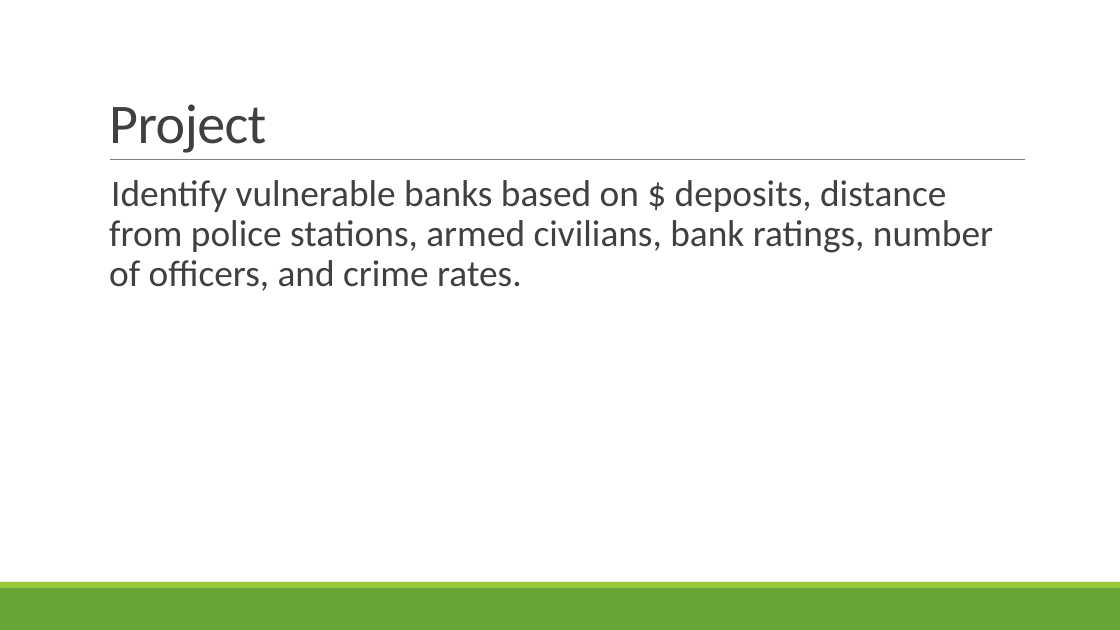
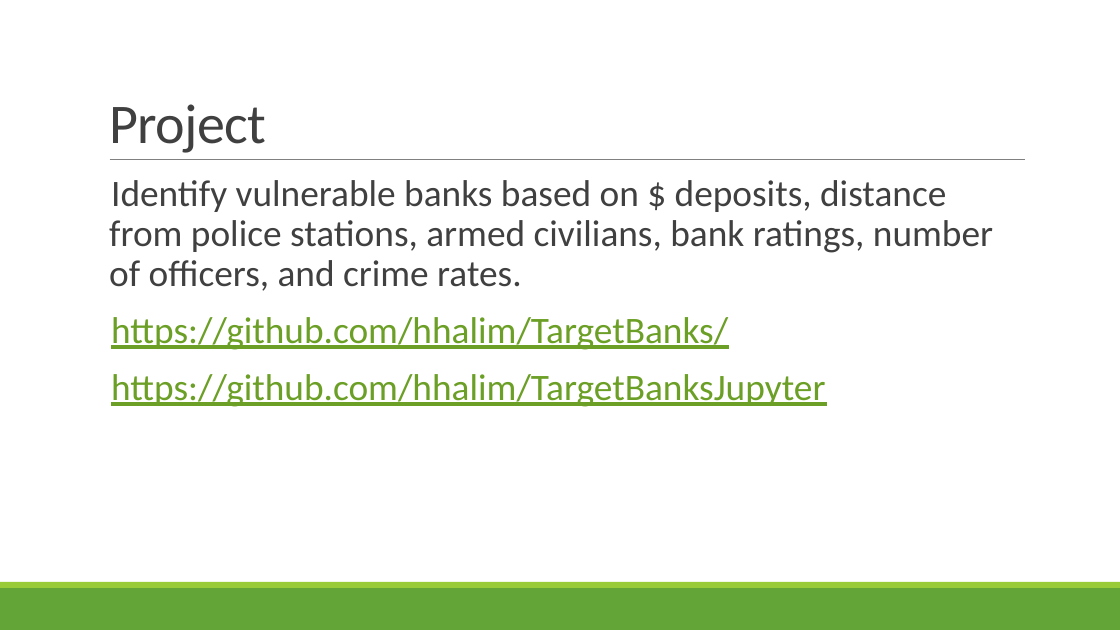
Before and after one commit to hhalim/TargetBanks, a slide deck: slide 3 of Which Banks To Rob.pptx. Drawn at 1120x630 pixels with LibreOffice and Linux fonts; fonts in the diff are those of the drawing. Boxes give left, top, right and bottom in pixels: in the first picture for what was removed or moved away, otherwise in the second. Text is boxed around its words. In the diff, an @@ line names an element or a change of style, - is before the commit and + after.

Commit message:
PPT update.

```diff
--- a/Which Banks To Rob.pptx
+++ b/Which Banks To Rob.pptx
@@ text at (111, 317, 825, 407): paragraphs added @@
+  https://github.com/hhalim/TargetBanks/
+  https://github.com/hhalim/TargetBanksJupyter
```
